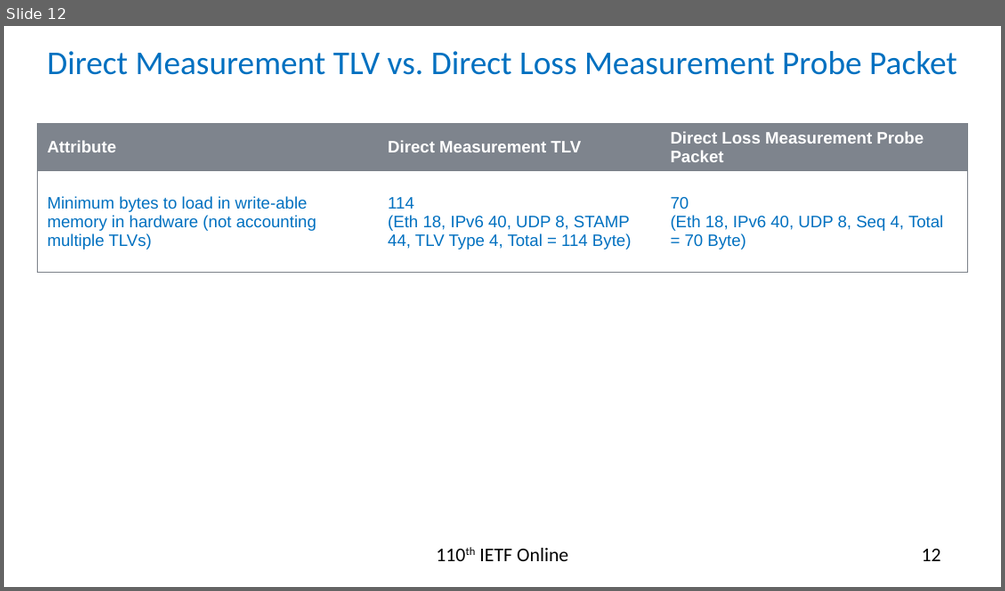
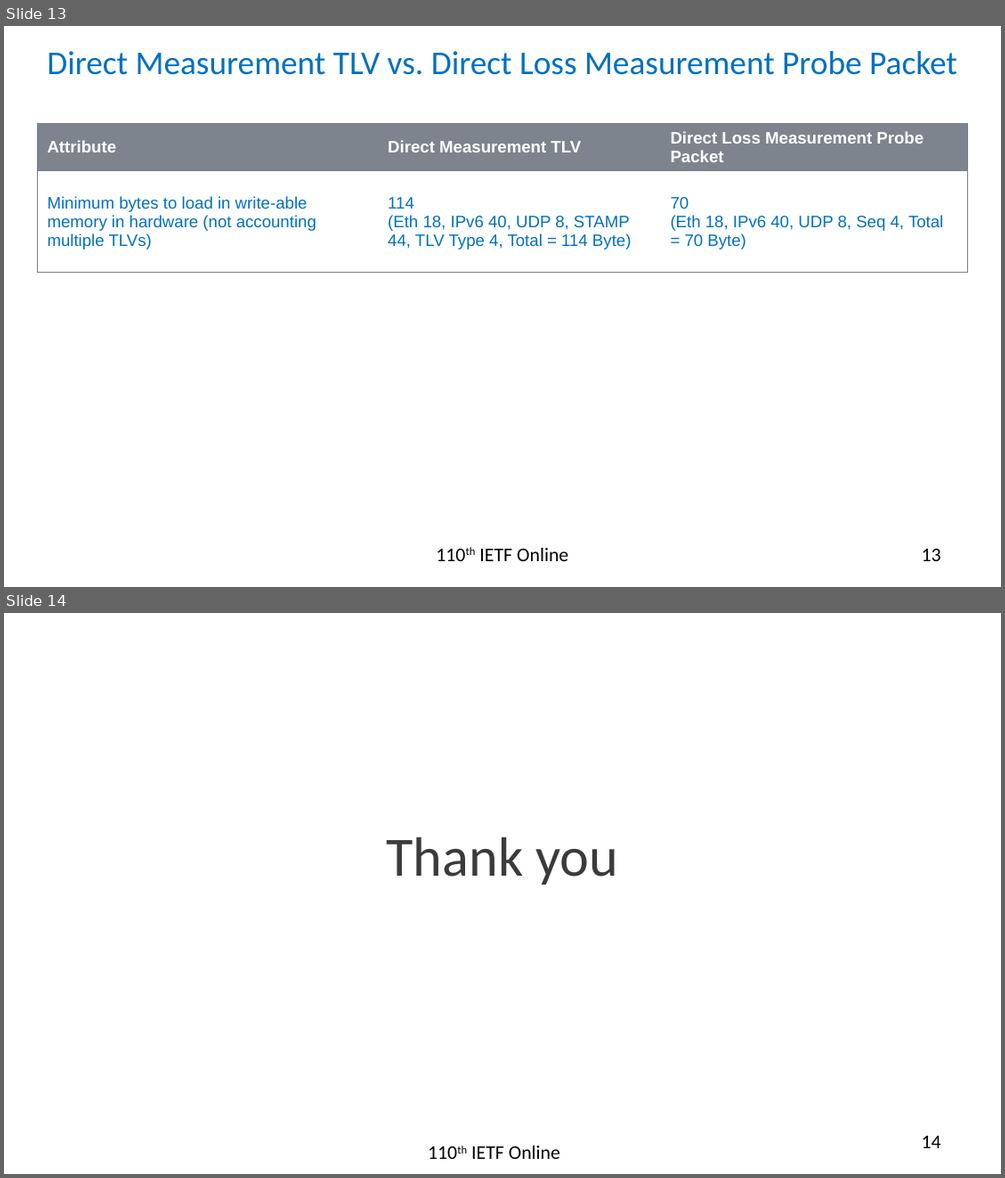
Before and after one commit to rakgandhi/ietf-slides, a slide deck: draft-gandhi-ippm-simple-direct-loss-00.pptx. Shown one above the other, each under a label of ours: slide 12 before the commit, slides 13 and 14 after it. The pictures are 1005x591 and 1005x1178 pixels, drawn with LibreOffice and Linux fonts; fonts in the diff are those of the drawing. Boxes give left, top, right and bottom in pixels: in the first picture for what was removed or moved away, otherwise in the second. Text is boxed around its words. In the diff, an @@ line names an element or a change of style, - is before the commit and + after.

```diff
--- a/draft-gandhi-ippm-simple-direct-loss-00.pptx
+++ b/draft-gandhi-ippm-simple-direct-loss-00.pptx
@@ slide 14 added at (x1=4, y1=613, x2=1001, y2=1174), background #FFFFFF @@
@@ text added at (x1=387, y1=837, x2=618, y2=884), 40 pt, text #3B3B3B @@
+Thank you
@@ text added at (x1=471, y1=1145, x2=560, y2=1159), 14 pt, text #000000 @@
+110th IETF Online
@@ page number added at (x1=922, y1=1135, x2=941, y2=1148), 14 pt, text #000000 @@
+14
@@ what was slide 12 is now slide 13 @@
@@ page number at (x1=922, y1=548, x2=941, y2=561): text changed @@
-12
+13
```
Also in this commit, not shown: 2 slides changed, 1 other file.
